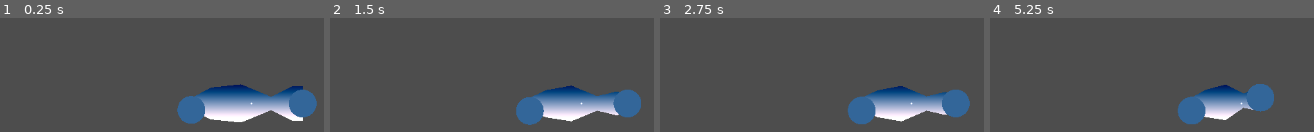
Above: before the commit, frames 1-4 (left to right).
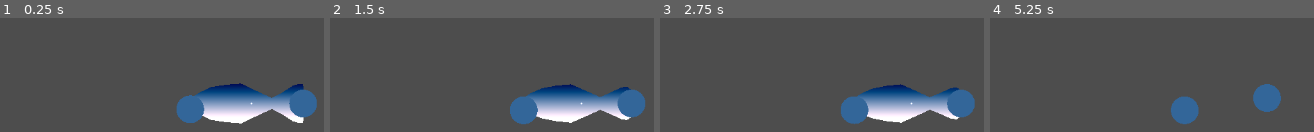
Above: after the commit, the same moments.

Repository: FromAriel/Experiments
Game: Godot game, scene res://scenes/SoftBodyFishPrototype.tscn
Two runs of this game, one before a commit and one after it. Both use one fixed random seed, a clock stepped at 60 frames per second and the inputs below.
Inputs (mouse positions are in pixels of both pictures, inside the frame that each line leads up to):
- Up to frame 1 (0.25 s): no input
- Up to frame 2 (1.5 s): move the mouse to (outside the picture) at 0.52 s; click (outside the picture) at 0.67 s; drag from (outside the picture) to (outside the picture) at 1.27 s
- Up to frame 3 (2.75 s): tap Enter at 2 s; move the mouse to (672, 36) at 2.02 s; click (672, 36) at 2.17 s
- Up to frame 4 (5.25 s): tap Space at 2.75 s; drag from (1281, 103) to (1002, 36) at 2.77 s; move the mouse to (outside the picture) at 3.52 s; click (outside the picture) at 3.67 s; drag from (outside the picture) to (outside the picture) at 4.27 s; move the mouse to (1080, 126) at 5.02 s; click (1080, 126) at 5.17 s

The runs differ from the first frame. In frame 1, 1.0% of the frame differs, in the area x 54-98%, y 57-93%; in frame 2, 2.6%; in frame 3, 2.9%; in frame 4, 5.5%, in the area x 55-90%, y 57-93%.

Commit message:
feat(softbody): increase fish mesh points

Diff:
--- a/BOIDFIsh/prototypes/softbody_fish/scripts/SoftBodyFish.gd
+++ b/BOIDFIsh/prototypes/softbody_fish/scripts/SoftBodyFish.gd
@@ -14,23 +14,35 @@
 
 const FB_COORDS: Array[Vector2] = [
     Vector2(4, 5.5),
+    Vector2(5.0, 6.05),
     Vector2(6, 6.6),
+    Vector2(7.5, 6.8),
     Vector2(9, 7.0),
+    Vector2(10.5, 6.2),
     Vector2(12, 5.4),
+    Vector2(13.0, 6.075),
     Vector2(14, 6.75),
+    Vector2(14.5, 6.875),
     Vector2(15, 7.0),
+    Vector2(15.0, 5.0),
     Vector2(15, 3.0),
+    Vector2(14.5, 3.125),
     Vector2(14, 3.25),
+    Vector2(13.0, 3.925),
     Vector2(12, 4.6),
+    Vector2(10.5, 3.8),
     Vector2(9, 3.0),
+    Vector2(7.5, 3.2),
     Vector2(6, 3.4),
+    Vector2(5.0, 3.95),
     Vector2(4, 4.5),
+    Vector2(4.0, 5.0),
     Vector2(4, 5.5)
 ]
 const FB_SCALE: float = 15.0
 const FB_HEAD_IDX: int = 0
-const FB_TAIL_IDXS: Array[int] = [5, 6]
-const FB_DIAGONALS: Array = [[2, 9], [3, 8]]
+const FB_TAIL_IDXS: Array[int] = [10, 12]
+const FB_DIAGONALS: Array = [[4, 18], [6, 16]]
 
 @export var FB_spring_strength_IN: float = 10.0
 @export var FB_head_strength_IN: float = 12.0
Not shown, changed: BOIDFIsh/CHANGE_LOG.md
Not shown, changed: BOIDFIsh/TODO.md
Not shown, changed: BOIDFIsh/prototypes/softbody_fish/README.md
